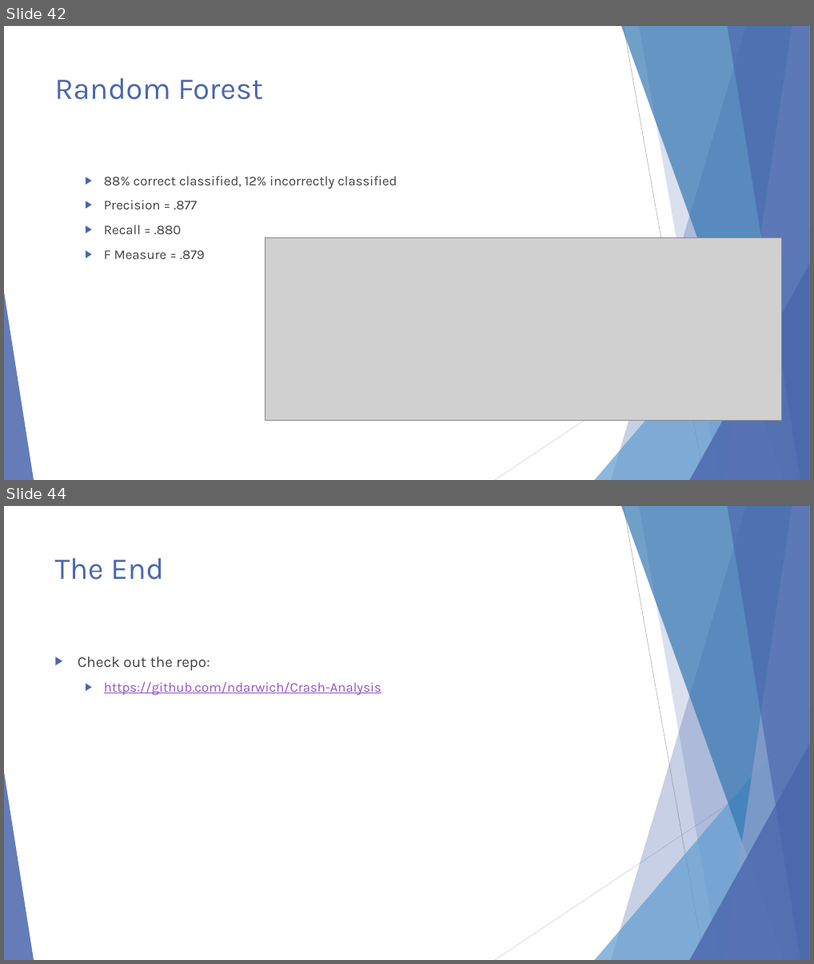
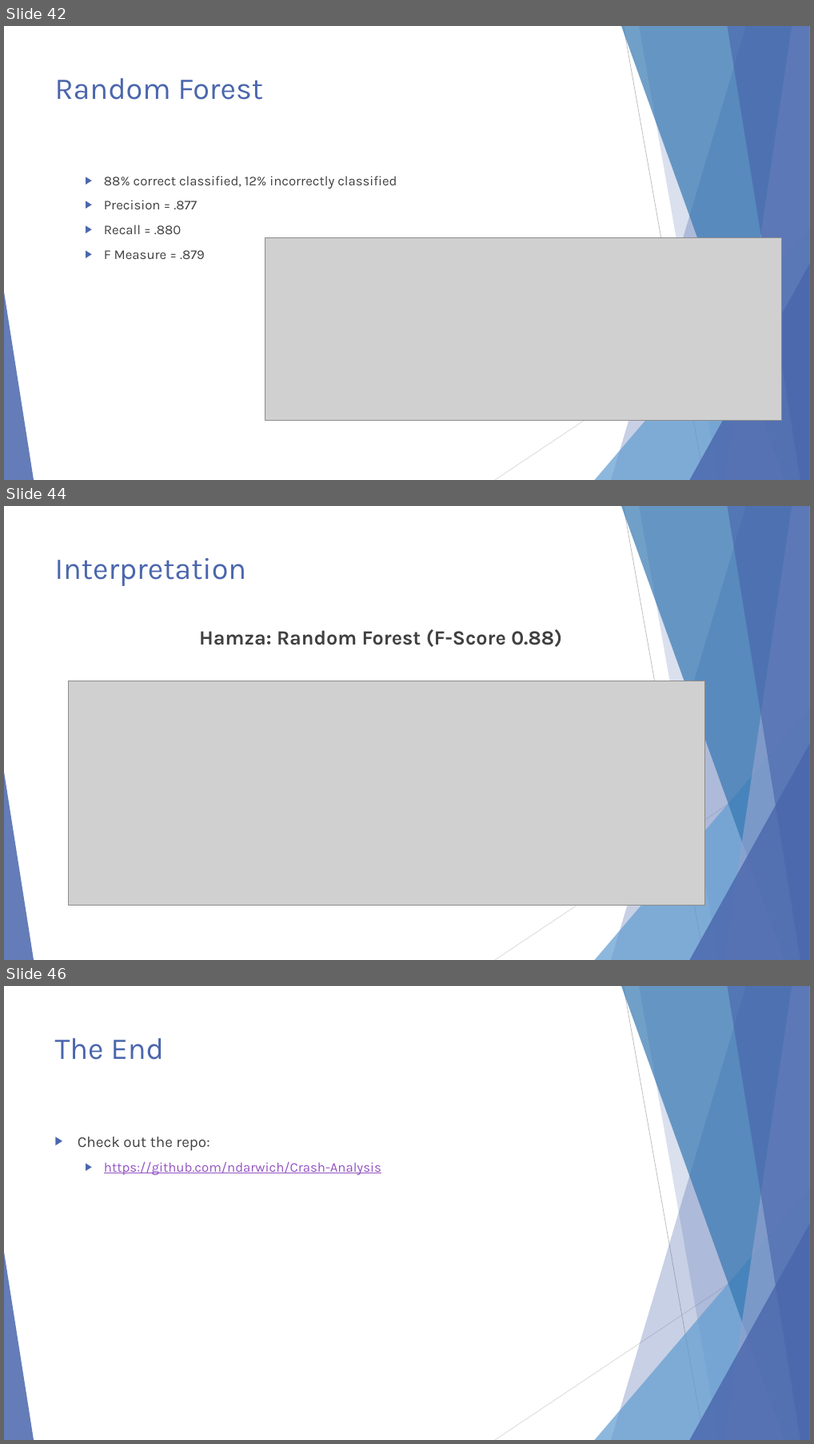
Before and after one commit to ndarwich/Crash-Analysis, a slide deck: Slides/An Investigation.pptx. Shown one above the other, each under a label of ours: slides 42 and 44 before the commit, slides 42, 44 and 46 after it; the slides between them are not shown. The pictures are 814x964 and 814x1444 pixels, drawn with LibreOffice and Linux fonts; fonts in the diff are those of the drawing; grey boxes stand for pictures. Boxes give left, top, right and bottom in pixels: in the first picture for what was removed or moved away, otherwise in the second. Text is boxed around its words. In the diff, an @@ line names an element or a change of style, - is before the commit and + after.

```diff
--- a/Slides/An Investigation.pptx
+++ b/Slides/An Investigation.pptx
@@ slide 44 added at bbox=[4, 506, 810, 960], background #FFFFFF; not listed: 10 template elements that a slide beside it also shows @@
@@ title added at bbox=[55, 558, 247, 586], 36 pt, text #4A66AC @@
+Interpretation
@@ text added at bbox=[199, 629, 562, 647], 24 pt, text #404040, bold @@
+Hamza: Random Forest (F-Score 0.88)
@@ picture added at bbox=[68, 681, 705, 904] @@
@@ what was slide 44 is now slide 46 @@
```
Also in this commit, not shown: 4 slides changed, 1 other slide added.
